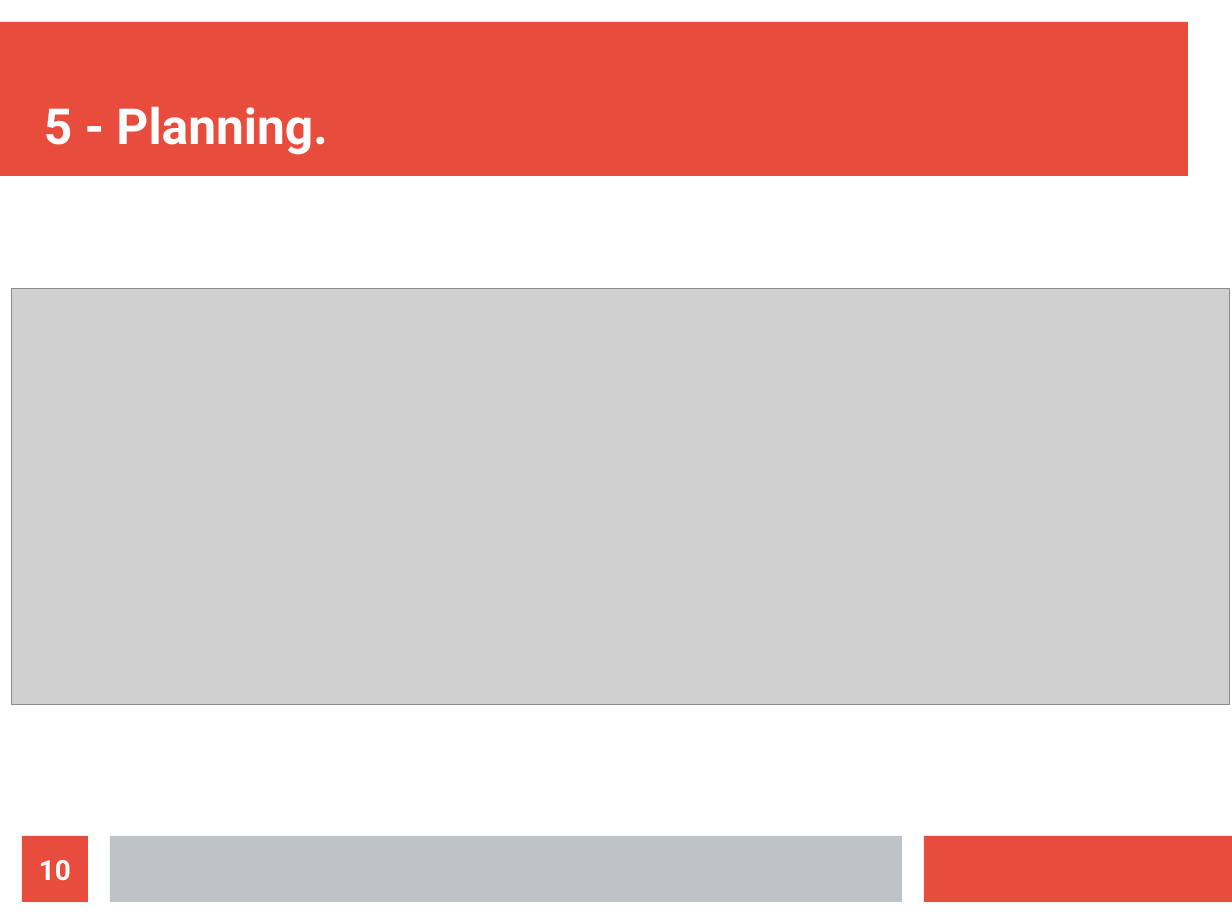
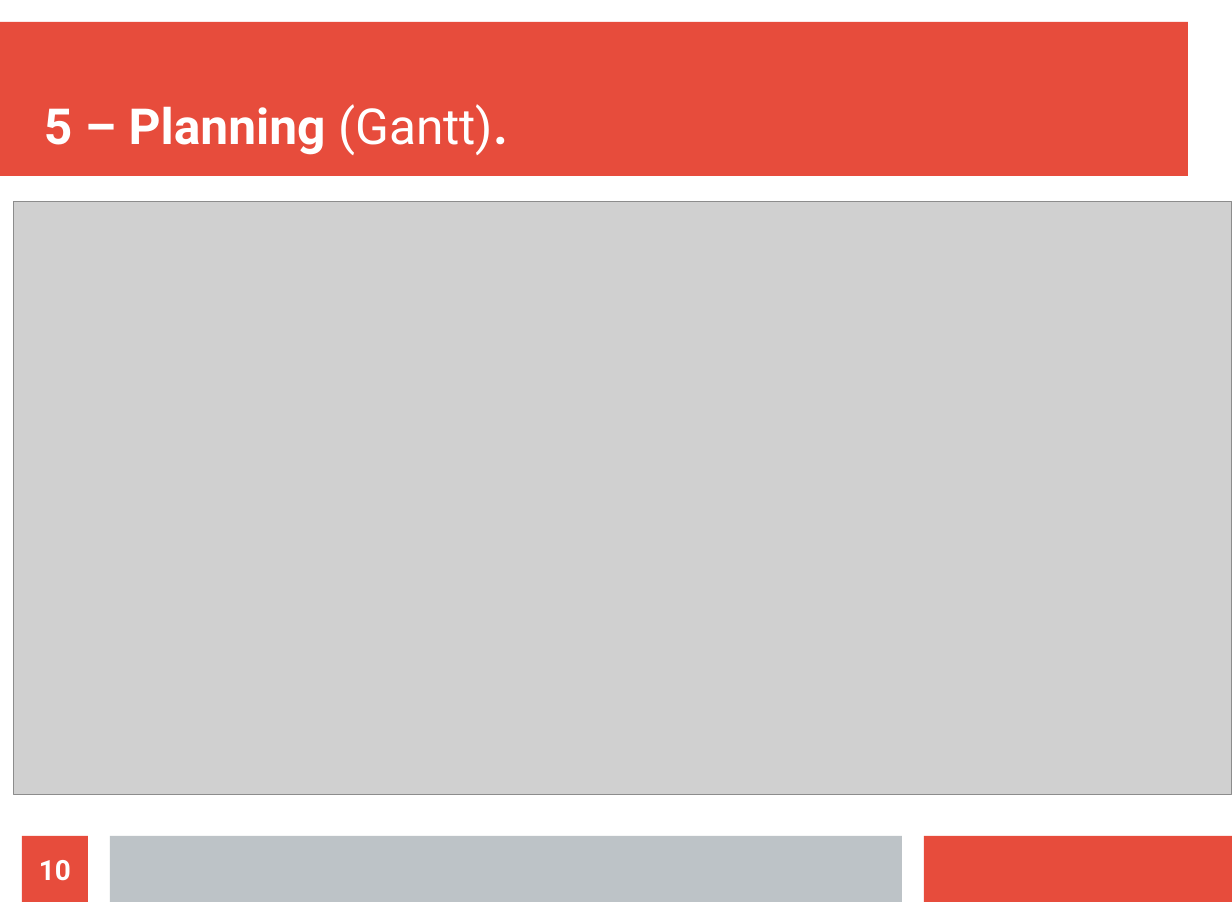
Before and after one commit to athmanmekh/AuttoPIlote-X-OPEN-PILOT, a slide deck: slide 10 of presentation/presentation 3/diapoPresentation (1).odp. Drawn at 1232x924 pixels with LibreOffice and Linux fonts; fonts in the diff are those of the drawing; grey boxes stand for pictures. Boxes give left, top, right and bottom in pixels: in the first picture for what was removed or moved away, otherwise in the second. Text is boxed around its words. In the diff, an @@ line names an element or a change of style, - is before the commit and + after.

```diff
--- a/presentation/presentation 3/diapoPresentation (1).odp
+++ b/presentation/presentation 3/diapoPresentation (1).odp
@@ title at (44, 104, 508, 155): text changed @@
-5 - Planning.
+5 – Planning (Gantt).
@@ picture: place and size @@
-picture at (11, 288, 1230, 704)
+picture at (13, 201, 1232, 795)
```
Also in this commit, not shown: 7 other slides changed, 1 slide added, 1 slide removed, 7 other files.
